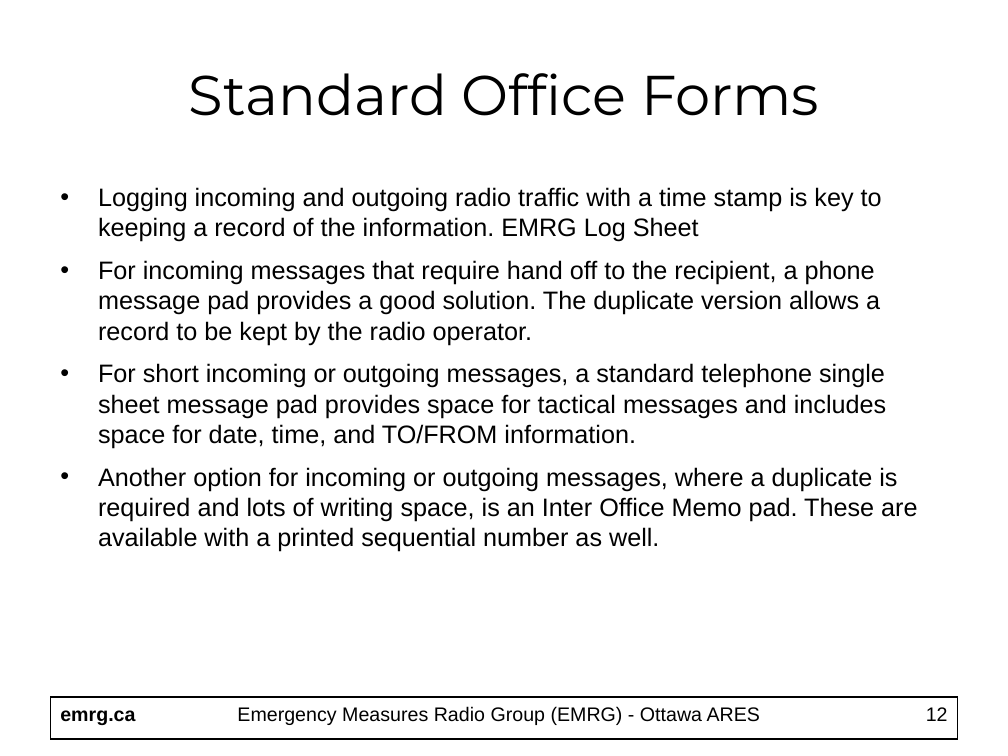
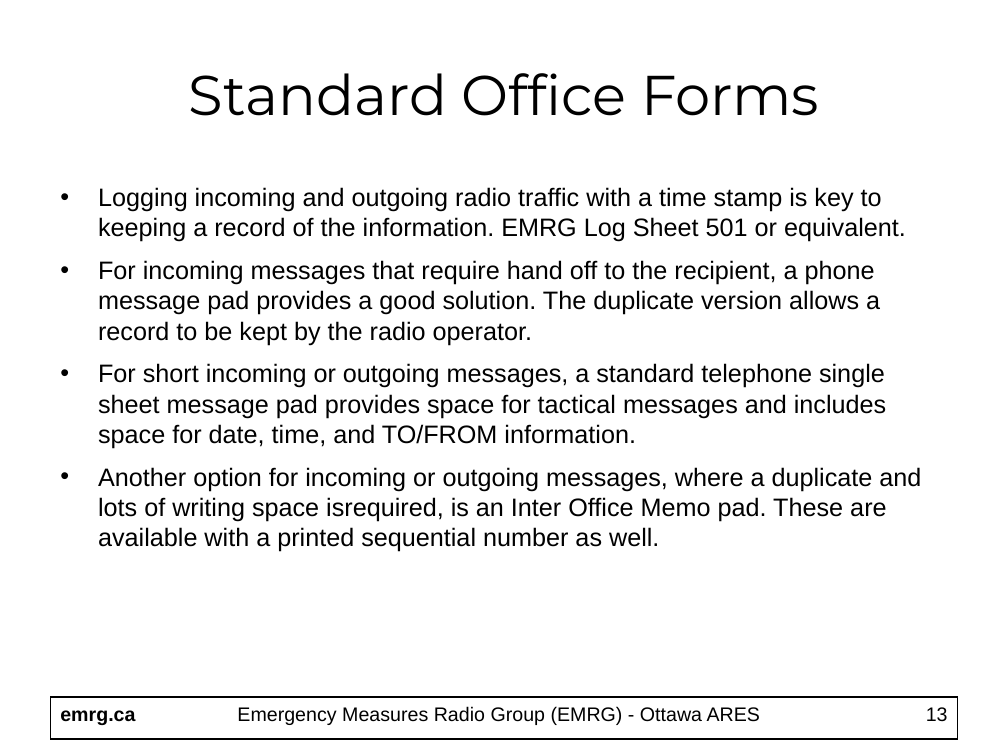
Before and after one commit to emrg-ca/website, a slide deck: slide 13 of httpdocs/EMRG-411_Message_Handling.ppt (slide 12 before the commit). Drawn at 1008x756 pixels with LibreOffice and Linux fonts; fonts in the diff are those of the drawing. Boxes give left, top, right and bottom in pixels: in the first picture for what was removed or moved away, otherwise in the second. Text is boxed around its words. In the diff, an @@ line names an element or a change of style, - is before the commit and + after.

Commit message:
Added new docs for message handling

```diff
--- a/httpdocs/EMRG-411_Message_Handling.ppt
+++ b/httpdocs/EMRG-411_Message_Handling.ppt
@@ text at [98, 187, 906, 242]: text changed @@
-• Logging incoming and outgoing radio traffic with a time stamp is key to keeping a record of the information. EMRG Log Sheet
+• Logging incoming and outgoing radio traffic with a time stamp is key to keeping a record of the information. EMRG Log Sheet 501 or equivalent.
@@ text at [98, 467, 921, 552]: text changed @@
-• Another option for incoming or outgoing messages, where a duplicate is required and lots of writing space, is an Inter Office Memo pad. These are available with a printed sequential number as well.
+• Another option for incoming or outgoing messages, where a duplicate and lots of writing space isrequired, is an Inter Office Memo pad. These are available with a printed sequential number as well.
@@ page number at [926, 707, 948, 722]: text changed @@
-12
+13
```
Also in this commit, not shown: 14 other slides changed, 2 slides added, 3 other files.
